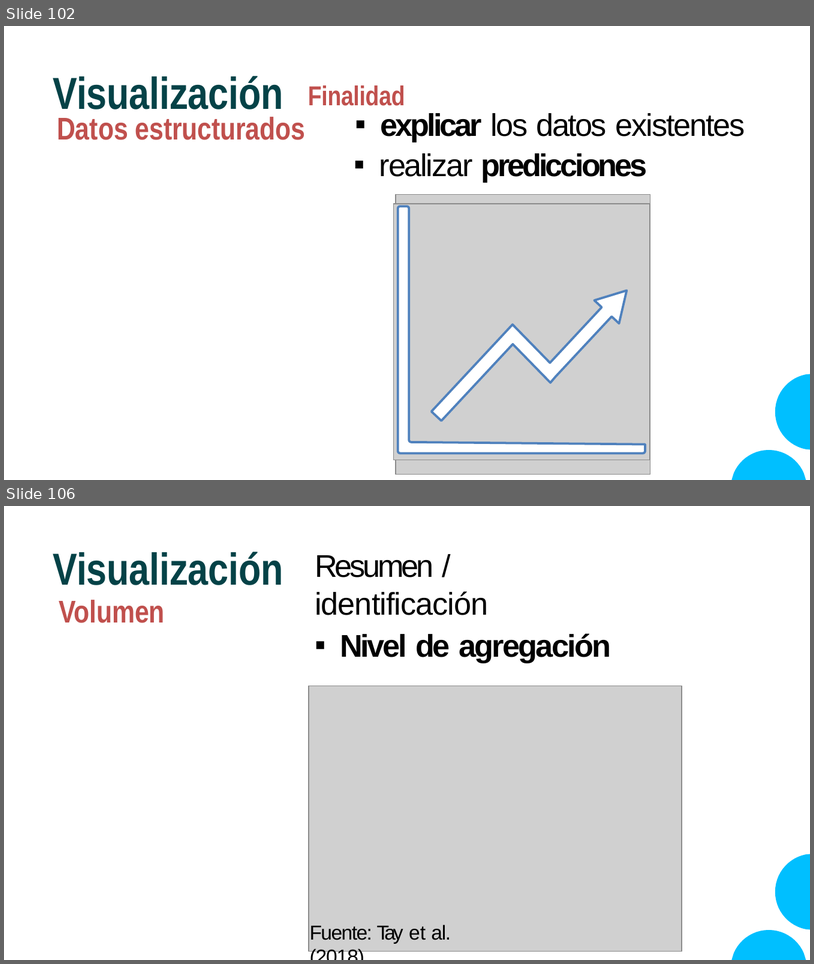
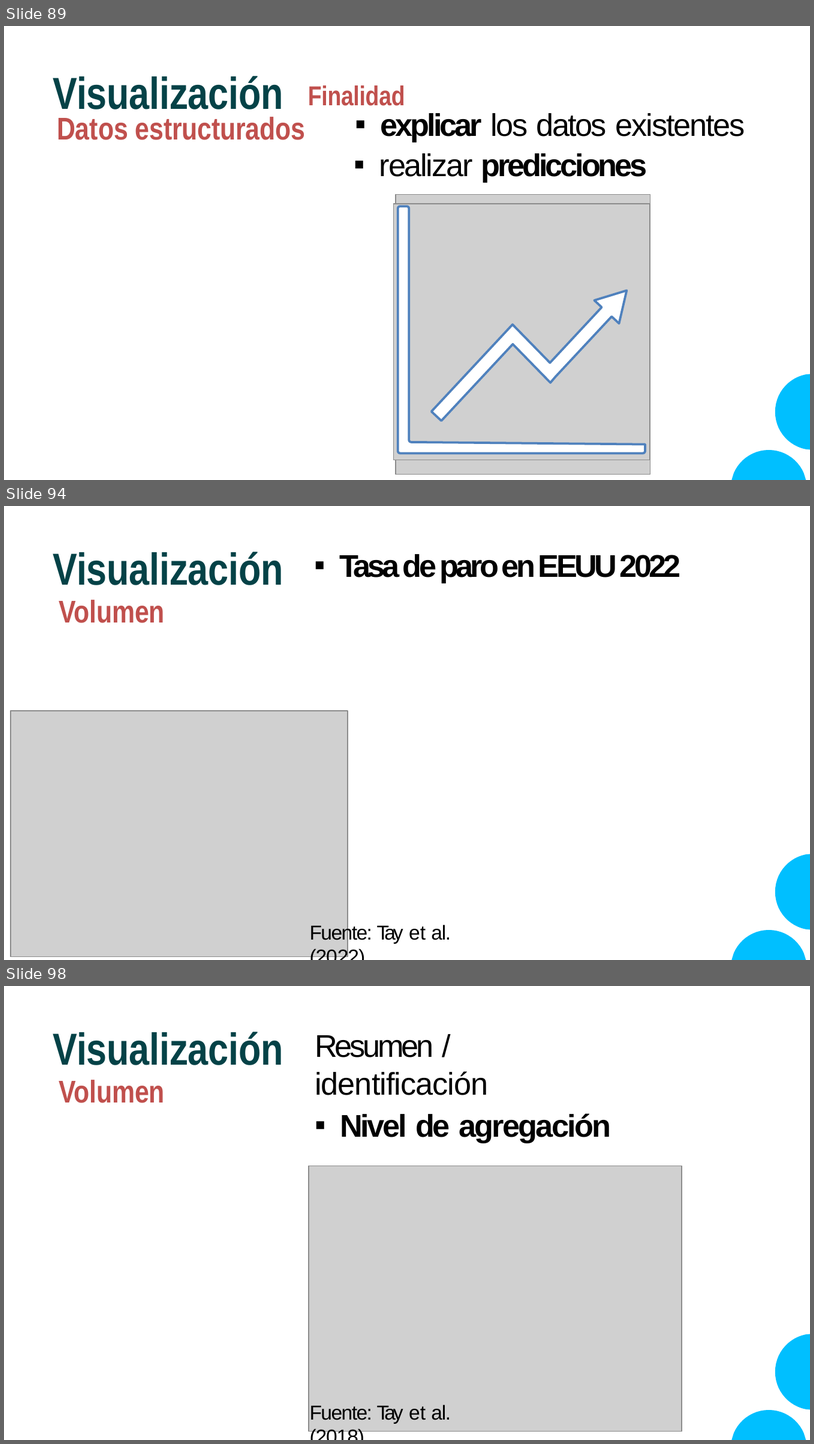
Before and after one commit to CodeWithJuancho/CE_IABD_BIU_SPS, a slide deck: SPS/UT1 - Fundamentos y Arquitectura de Big Data/UT1_1/UT1_1 - Fundamentos de Big Data.pptx. Shown one above the other, each under a label of ours: slides 102 and 106 before the commit, slides 89, 94 and 98 after it; the slides between them are not shown. The pictures are 814x964 and 814x1444 pixels, drawn with LibreOffice and Linux fonts; fonts in the diff are those of the drawing; grey boxes stand for pictures. Boxes give left, top, right and bottom in pixels: in the first picture for what was removed or moved away, otherwise in the second. Text is boxed around its words. In the diff, an @@ line names an element or a change of style, - is before the commit and + after.

```diff
--- a/SPS/UT1 - Fundamentos y Arquitectura de Big Data/UT1_1/UT1_1 - Fundamentos de Big Data.pptx
+++ b/SPS/UT1 - Fundamentos y Arquitectura de Big Data/UT1_1/UT1_1 - Fundamentos de Big Data.pptx
@@ slide 94 added at (4, 506, 810, 960), background #FFFFFF @@
@@ title added at (53, 552, 284, 623), 40 pt, text #044247, bold @@
+Visualización
+Volumen
@@ text added at (339, 554, 681, 583), 28 pt, text #000000, bold @@
+▪ Tasa de paro en EEUU 2022
@@ picture added at (11, 711, 348, 957) @@
@@ freeform shape added at (732, 853, 810, 959), fill #00BFFF @@
@@ text added at (310, 923, 451, 943), 18 pt, text #000000 @@
+Fuente: Tay et al. (2022)
@@ what was slide 102 is now slide 89 @@
@@ what was slide 106 is now slide 98 @@
```
Also in this commit, not shown: 6 slides changed, 6 other slides added, 16 slides removed, 3 other files.
